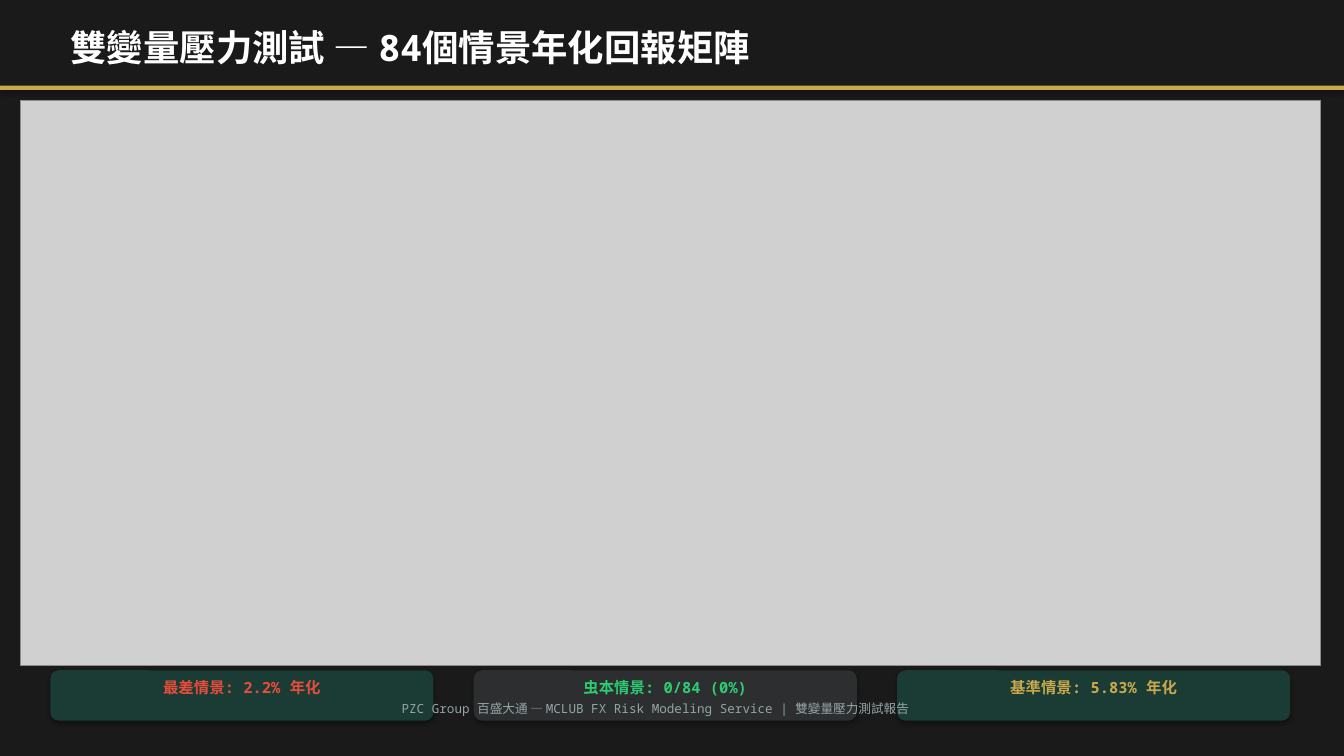
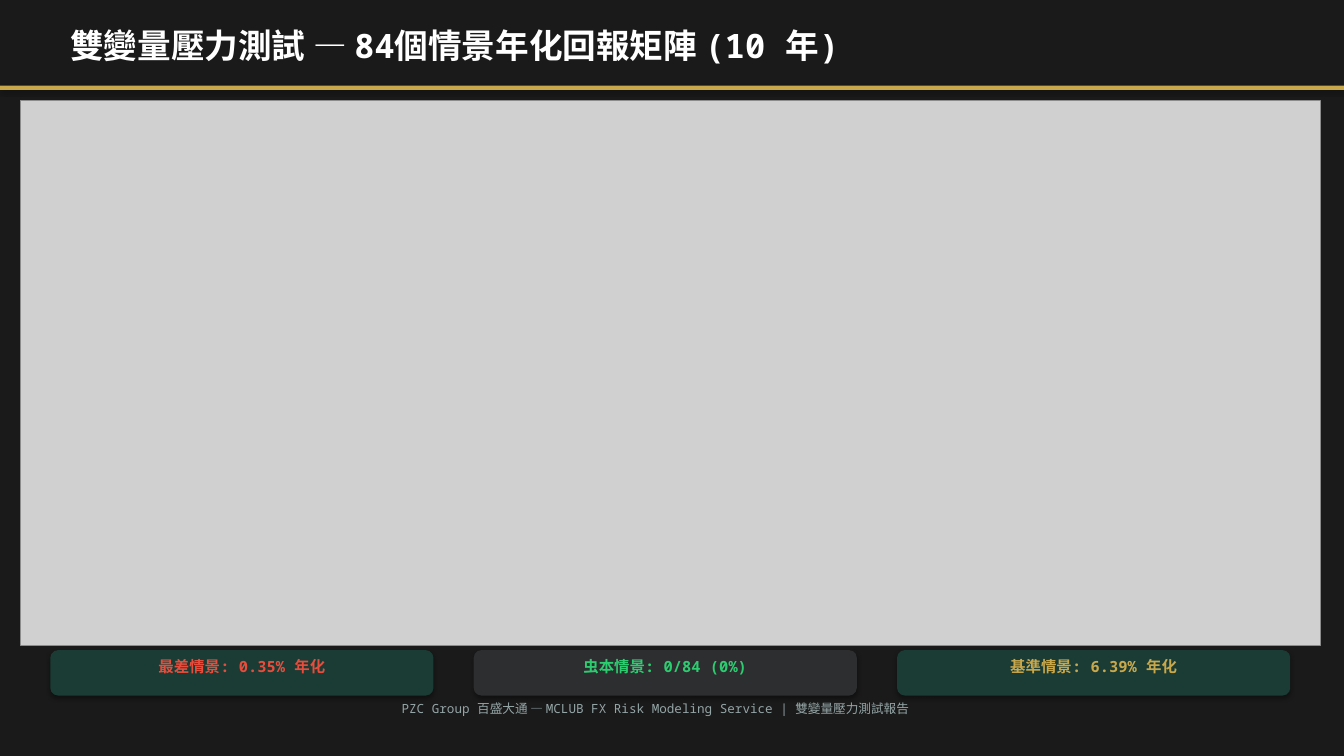
Before and after one commit to mypathtravel101-cyber/mclub, a slide deck: slide 2 of download/PZC_FX_2Var_StressTest_JPY_Property.pptx. Drawn at 1344x756 pixels with LibreOffice and Linux fonts; fonts in the diff are those of the drawing; grey boxes stand for pictures. Boxes give left, top, right and bottom in pixels: in the first picture for what was removed or moved away, otherwise in the second. Text is boxed around its words. In the diff, an @@ line names an element or a change of style, - is before the commit and + after.

```diff
--- a/download/PZC_FX_2Var_StressTest_JPY_Property.pptx
+++ b/download/PZC_FX_2Var_StressTest_JPY_Property.pptx
@@ text at (70, 29, 839, 64): text changed; size 26 to 24 pt @@
-雙變量壓力測試 — 84個情景年化回報矩陣
+雙變量壓力測試 — 84個情景年化回報矩陣 (10 年)
@@ picture: place and size @@
-picture at (20, 101, 1321, 665)
+picture at (20, 101, 1321, 645)
@@ rounded rectangle: place and size @@
-rounded rectangle at (50, 670, 434, 721)
+rounded rectangle at (50, 650, 434, 696)
@@ text at (158, 659, 325, 674): text changed @@
-最差情景: 2.2% 年化
+最差情景: 0.35% 年化
@@ rounded rectangle: place and size @@
-rounded rectangle at (474, 670, 857, 721)
+rounded rectangle at (474, 650, 857, 696)
@@ text "虫本情景: 0/84 (0%)": place and size @@
-text "虫本情景: 0/84 (0%)" at (583, 680, 747, 696)
+text "虫本情景: 0/84 (0%)" at (583, 659, 747, 675)
@@ rounded rectangle: place and size @@
-rounded rectangle at (897, 670, 1291, 721)
+rounded rectangle at (897, 650, 1291, 696)
@@ text at (1010, 659, 1177, 674): text changed @@
-基準情景: 5.83% 年化
+基準情景: 6.39% 年化
```
Also in this commit, not shown: 5 other slides changed, 14 other files.
